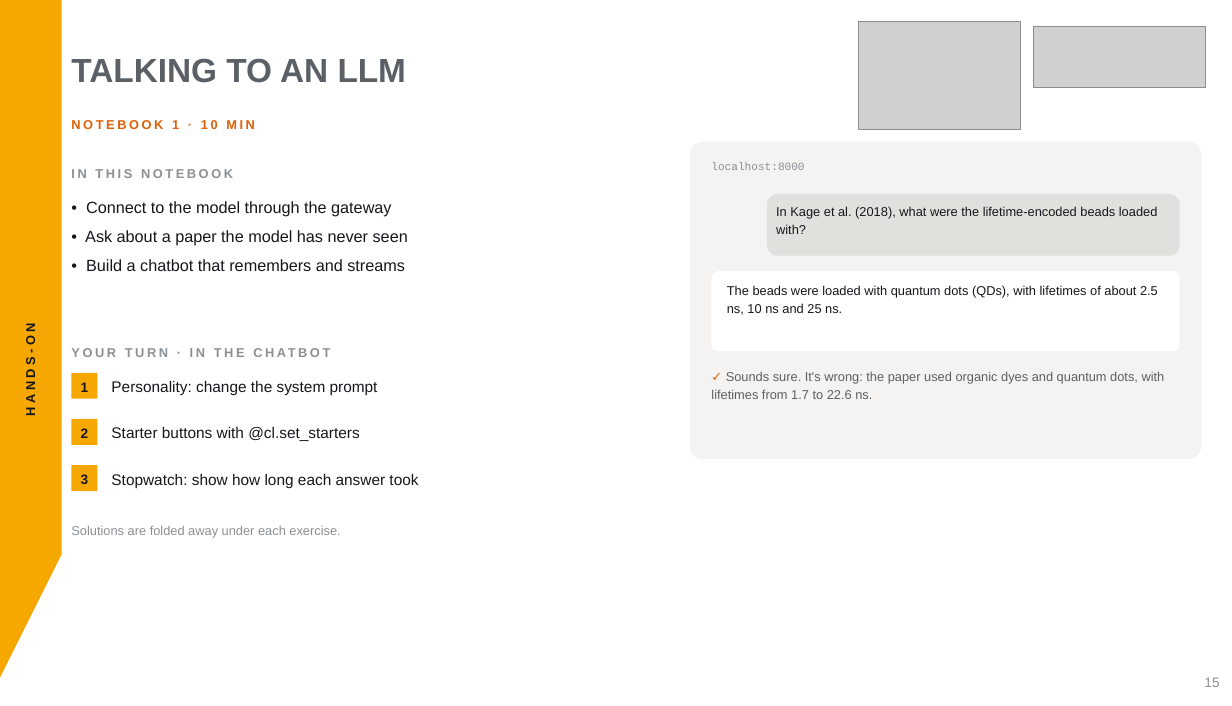
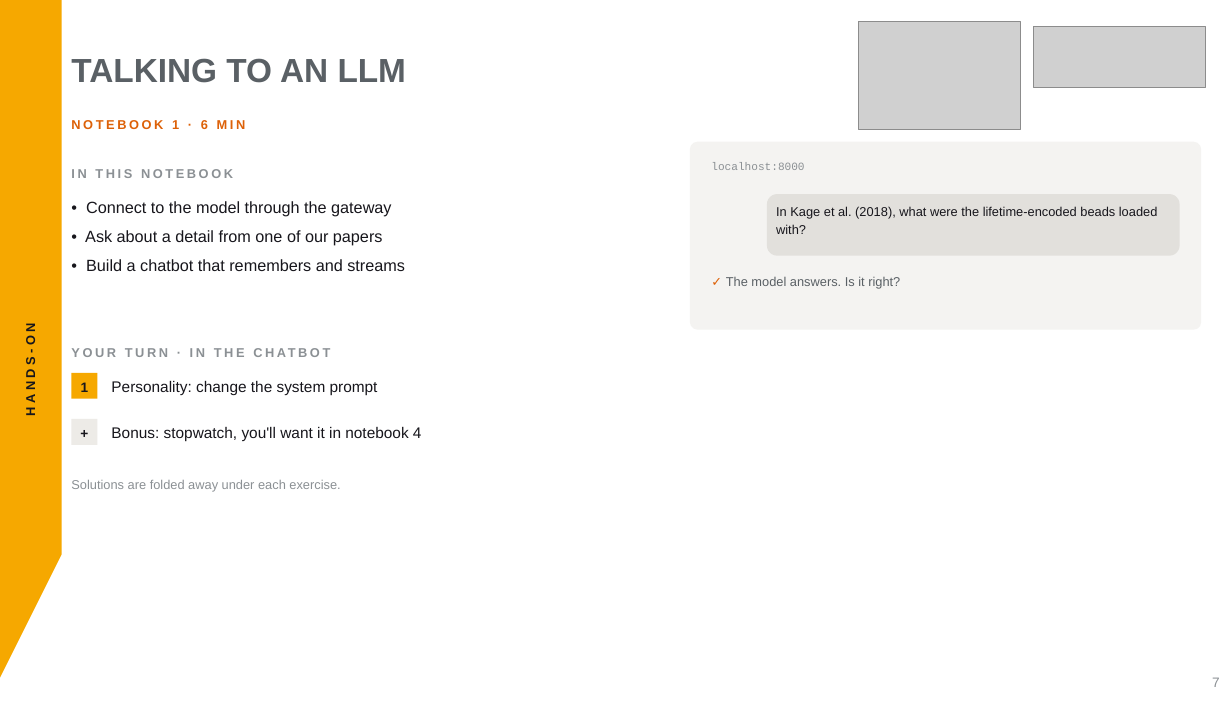
Before and after one commit to aihpi/workshop-rag-basics, a slide deck: slide 7 of workshop/slides/rag-workshop.pptx (slide 15 before the commit). Drawn at 1232x706 pixels with LibreOffice and Linux fonts; fonts in the diff are those of the drawing; grey boxes stand for pictures. Boxes give left, top, right and bottom in pixels: in the first picture for what was removed or moved away, otherwise in the second. Text is boxed around its words. In the diff, an @@ line names an element or a change of style, - is before the commit and + after.

```diff
--- a/workshop/slides/rag-workshop.pptx
+++ b/workshop/slides/rag-workshop.pptx
@@ text at box(71, 118, 246, 131): text changed @@
-NOTEBOOK 1 · 10 MIN
+NOTEBOOK 1 · 6 MIN
@@ rounded rectangle: place and size @@
-rounded rectangle at box(690, 142, 1201, 459)
+rounded rectangle at box(690, 142, 1201, 330)
@@ text at box(85, 230, 383, 246): text changed @@
-• Ask about a paper the model has never seen
+• Ask about a detail from one of our papers
@@ rounded rectangle removed at box(711, 271, 1180, 351) @@
@@ text added at box(726, 277, 900, 289), 15 pt, text #5A6065 @@
+✓ The model answers. Is it right?
@@ text removed at box(727, 285, 1158, 315) @@
-The beads were loaded with quantum dots (QDs), with lifetimes of about 2.5 ns, 10 ns and 25 ns.
@@ text removed at box(711, 371, 1165, 399) @@
-✓ Sounds sure. It's wrong: the paper used organic dyes and quantum dots, with lifetimes from 1.7 to 22.6 ns.
@@ rectangle at box(71, 419, 97, 445): fill #F6A800 to #EDEBE7 @@
@@ text added at box(71, 419, 97, 445), 16 pt, text #17161C, bold @@
++
@@ text removed at box(81, 428, 89, 438) @@
-2
@@ text at box(111, 427, 422, 442): text changed @@
-Starter buttons with @cl.set_starters
+Bonus: stopwatch, you'll want it in notebook 4
@@ text "Solutions are folded away under ...": place and size @@
-text "Solutions are folded away under ..." at box(71, 526, 340, 538)
+text "Solutions are folded away under ..." at box(71, 480, 340, 492)
@@ rectangle removed at box(71, 465, 97, 491) @@
@@ text removed at box(81, 474, 89, 484) @@
-3
@@ text removed at box(111, 473, 418, 488) @@
-Stopwatch: show how long each answer took
@@ text at box(1212, 677, 1220, 687): text changed @@
-15
+7
```
Also in this commit, not shown: 21 other slides changed, 6 slides added, 4 slides removed, 11 other files.
